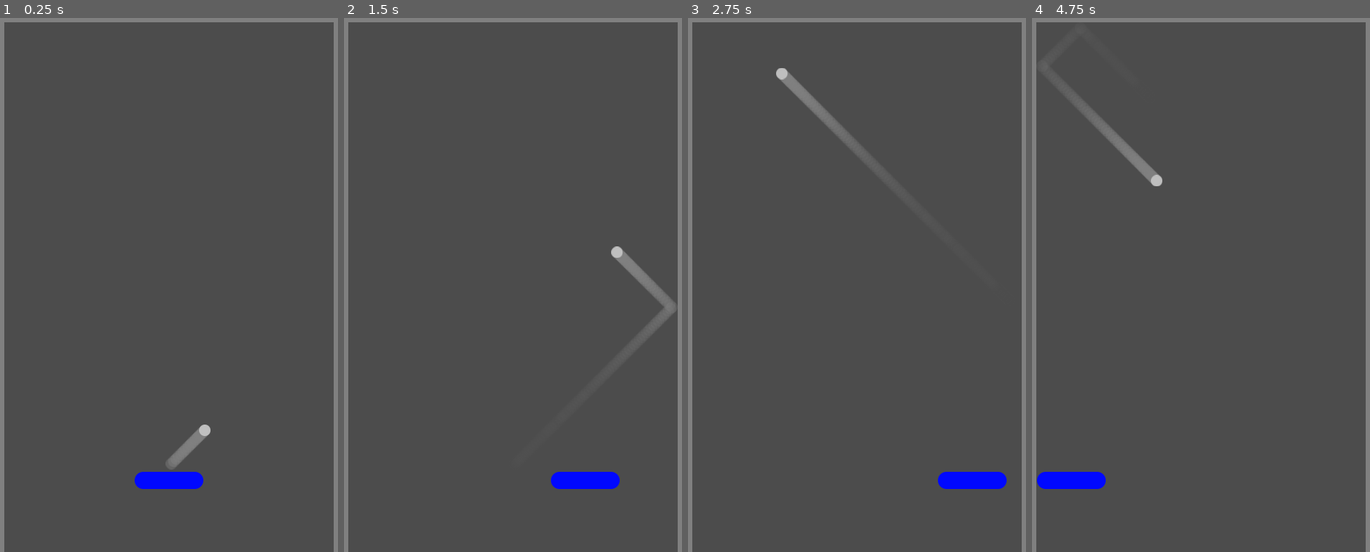
Above: before the commit, frames 1-4 (left to right).
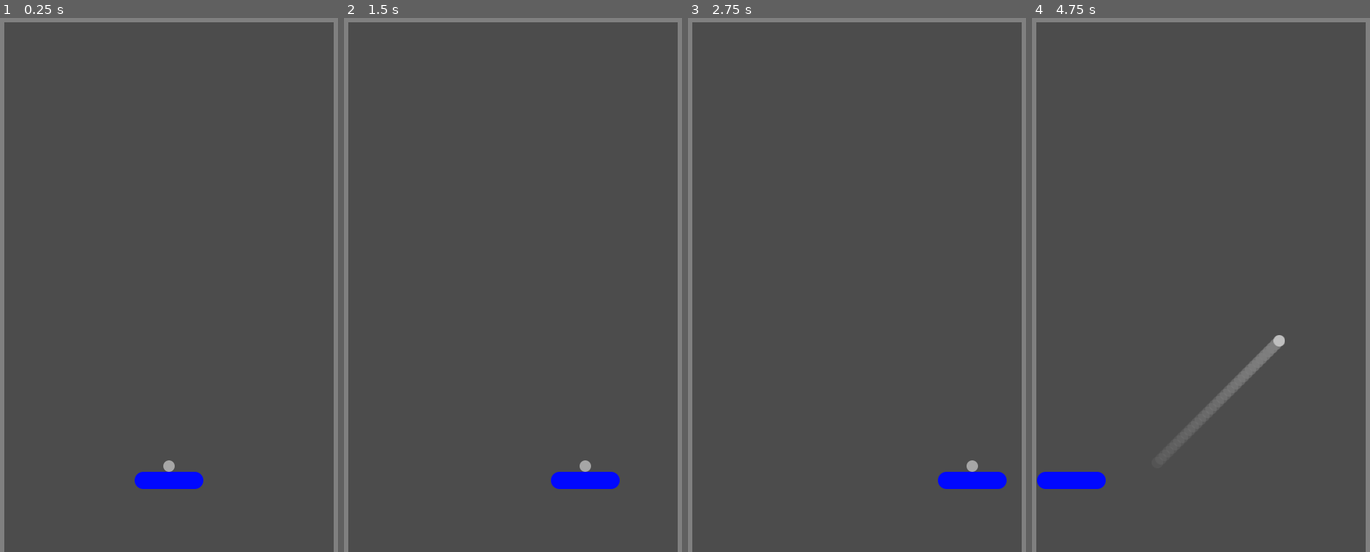
Above: after the commit, the same moments.

Repository: vivisuke/GodotBreak
Game: Godot game, scene res://MainScene.tscn
The game is run twice, just before and just after one commit, with the same random seed, the same clock (stepped at 60 frames per second) and the same inputs.
Inputs:
- Up to frame 1 (0.25 s): no input
- Up to frame 2 (1.5 s): tap Enter at 0.5 s; hold Right (ui_right) 0.53-1.28 s; hold Left (ui_left) from 1.28 s (still down)
- Up to frame 3 (2.75 s): release Left (ui_left) at 2.03 s; hold Right (ui_right) from 2.03 s (still down)
- Up to frame 4 (4.75 s): release Right (ui_right) at 3.53 s; hold Left (ui_left) from 3.53 s (still down); tap Escape at 4.15 s

The runs differ from the first frame. In frame 1, 0.4% of the frame differs, in the area x 48-63%, y 76-85%; in frame 2, 0.7%; in frame 3, 0.7%; in frame 4, 1.4%, in the area x 11-75%, y 14-82%.

Commit message:
0014 ◎ C 05/01 05/01 0.001│問題│ボールが画面下部に抜けた時、軌跡が消えなくなる

Diff:
--- a/GodotBreak/MainScene.gd
+++ b/GodotBreak/MainScene.gd
@@ -3,9 +3,11 @@
 const SCREEN_WIDTH = 500
 const SCREEN_HEIGHT = 800
 const PAD_MOVE_UNIT = 400
+const BALL_SPEED = 300
 
-var pause : bool = false
-var vel = Vector2(200, -200)	# 右上方向
+var pause : bool = true
+var started  : bool = false
+var vel = Vector2(BALL_SPEED, -BALL_SPEED)	# 右上方向
 var btQueue = []
 
 var BallTail = load("res://BallTail.tscn")
@@ -15,16 +17,20 @@
 func _input(event):
 	if event is InputEventKey && event.pressed && event.scancode == KEY_ESCAPE:
 		pause = !pause
+		started = true
 	pass
 func _physics_process(delta):
 	var dx = int(Input.is_action_pressed("ui_right")) - int(Input.is_action_pressed("ui_left"))
 	if dx != 0:
 		$Pad.move_and_collide(Vector2(dx*PAD_MOVE_UNIT, 0) * delta)
+	if !started:
+		$Ball.position.x = $Pad.position.x
 	if $Ball.position.y >= SCREEN_HEIGHT:
 		pause = true
+		started = false
 		$Ball.position = $Pad.position
 		$Ball.position.y -= 20
-		vel = Vector2(200, -200)	# 右上方向
+		vel = Vector2(BALL_SPEED, -BALL_SPEED)	# 右上方向
 	if pause:
 		return
 	var collide = $Ball.move_and_collide(vel*delta)
@@ -33,15 +39,13 @@
 		vel = vel.bounce(collide.normal)
 	pass
 func _on_BallTimer_timeout():
-	if pause:
-		return
-	var bt = BallTail.instance()
-	bt.position = $Ball.position
-	bt.modulate.a = 1.0
-	add_child(bt)
-	btQueue.push_back(bt)
+	if !pause:
+		var bt = BallTail.instance()
+		bt.position = $Ball.position
+		bt.modulate.a = 1.0
+		add_child(bt)
+		btQueue.push_back(bt)
 	for b in btQueue:
-		#b.modulate.a -= 0.025
 		b.modulate.a *= 0.95
-	while btQueue[0].modulate.a <= 0.0001:
+	while !btQueue.empty() && btQueue[0].modulate.a <= 0.0001:
 		btQueue.pop_front()
Not shown, changed: GodotBreak.spr
